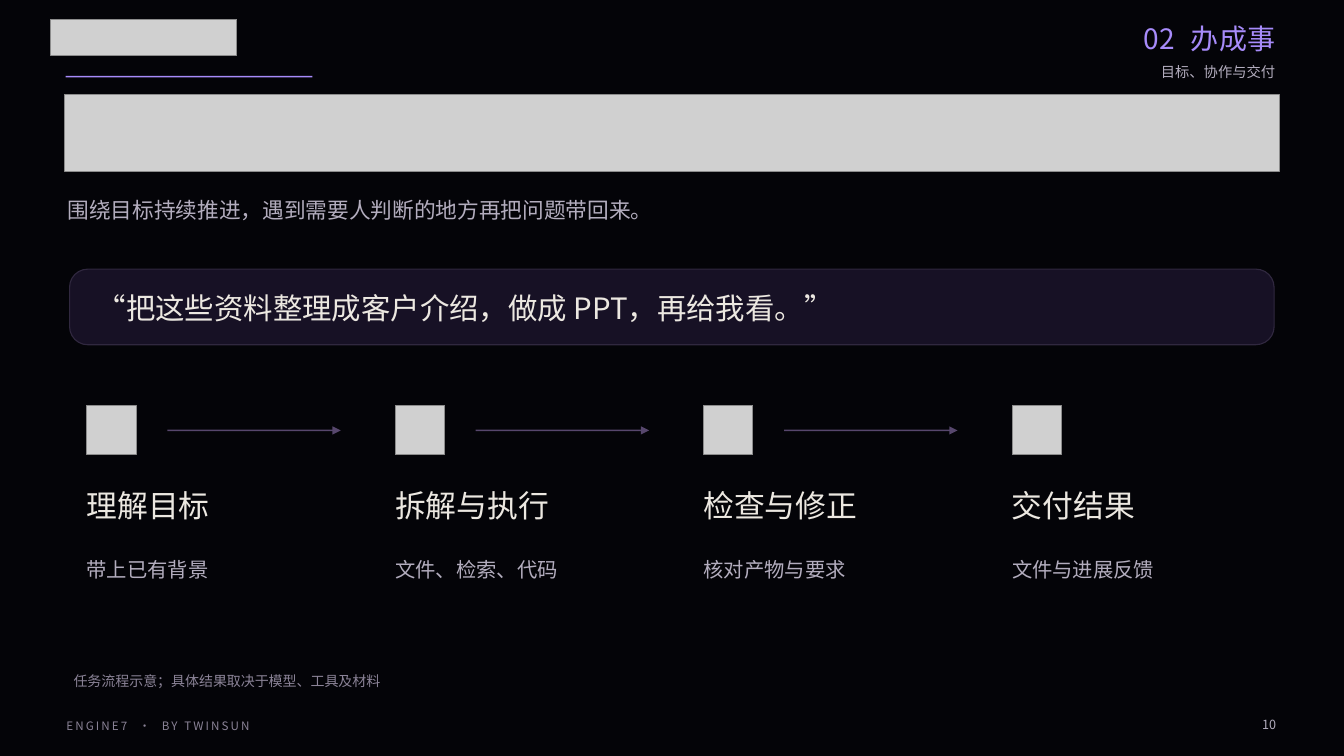
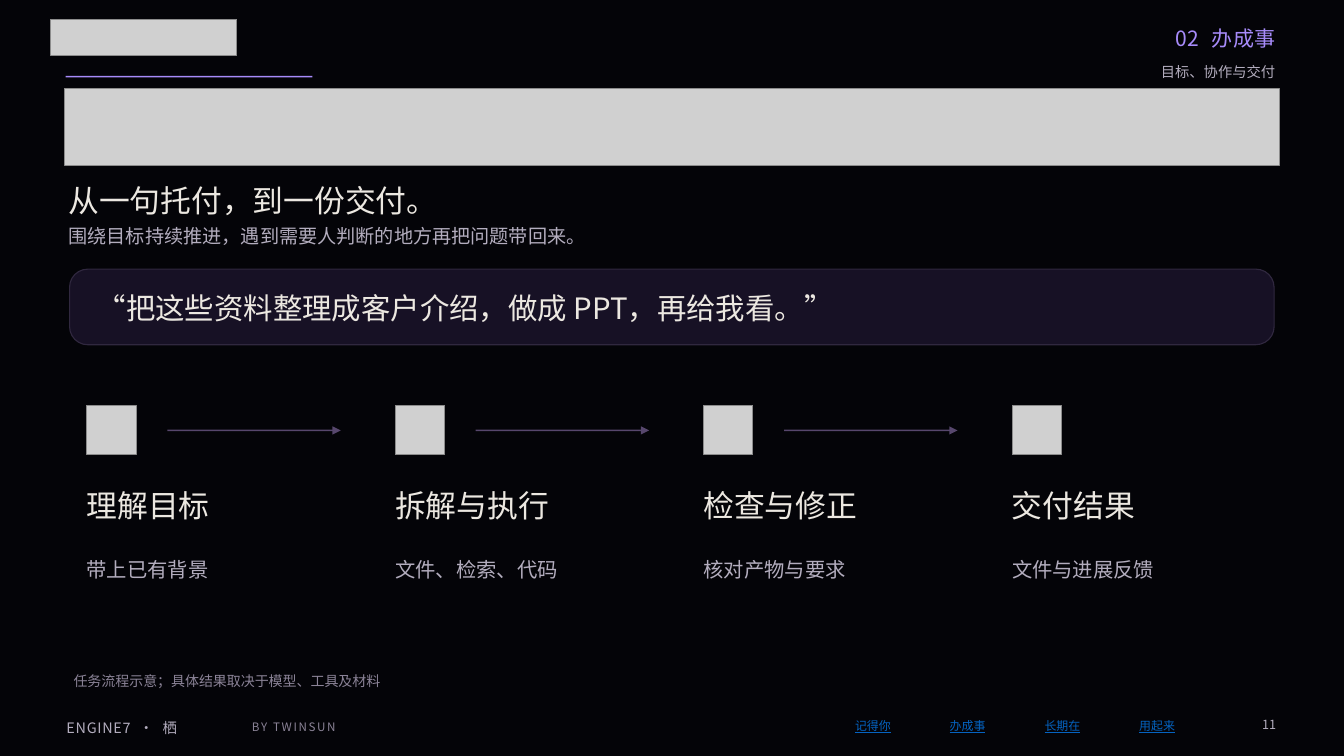
Before and after one commit to ruiyangruiyi/engine7-docs, a slide deck: slide 11 of materials/engine7-product-introduction.pptx (slide 10 before the commit). Drawn at 1344x756 pixels with LibreOffice and Linux fonts; fonts in the diff are those of the drawing; grey boxes stand for pictures; background and template pictures are left out. Boxes give left, top, right and bottom in pixels: in the first picture for what was removed or moved away, otherwise in the second. Text is boxed around its words. In the diff, an @@ line names an element or a change of style, - is before the commit and + after.

```diff
--- a/materials/engine7-product-introduction.pptx
+++ b/materials/engine7-product-introduction.pptx
@@ text "02 办成事" at bbox=[1175, 28, 1276, 48]: size 20 to 15 pt @@
@@ picture: place and size @@
-picture at bbox=[65, 95, 1279, 171]
+picture at bbox=[65, 89, 1279, 165]
@@ text added at bbox=[68, 186, 437, 215], 22 pt, text #ECE8E1 @@
+从一句托付，到一份交付。
@@ text "围绕目标持续推进，遇到需要人判断的地方再把问题带回来。": place and size @@
-text "围绕目标持续推进，遇到需要人判断的地方再把问题带回来。" at bbox=[68, 199, 653, 220]
+text "围绕目标持续推进，遇到需要人判断的地方再把问题带回来。" at bbox=[68, 227, 585, 245]
@@ text "围绕目标持续推进，遇到需要人判断的地方再把问题带回来。" at bbox=[68, 227, 585, 245]: size 15.5 to 13.7 pt @@
@@ text added at bbox=[66, 721, 177, 734], 10.3 pt, text #B3ADBE @@
+ENGINE7 · 栖
@@ text at bbox=[252, 722, 336, 731]: text changed @@
-ENGINE7 · BY TWINSUN
+BY TWINSUN
@@ text added at bbox=[855, 720, 891, 733], 8.5 pt, text #0563C1, underline @@
+记得你
@@ text added at bbox=[950, 720, 986, 733], 8.5 pt, text #0563C1, underline @@
+办成事
@@ text added at bbox=[1045, 720, 1081, 733], 8.5 pt, text #0563C1, underline @@
+长期在
@@ text added at bbox=[1139, 720, 1175, 733], 8.5 pt, text #0563C1, underline @@
+用起来
@@ text at bbox=[1262, 720, 1276, 729]: text changed @@
-10
+11
```
Also in this commit, not shown: 40 other slides changed, 3 slides added, 8 other files.
